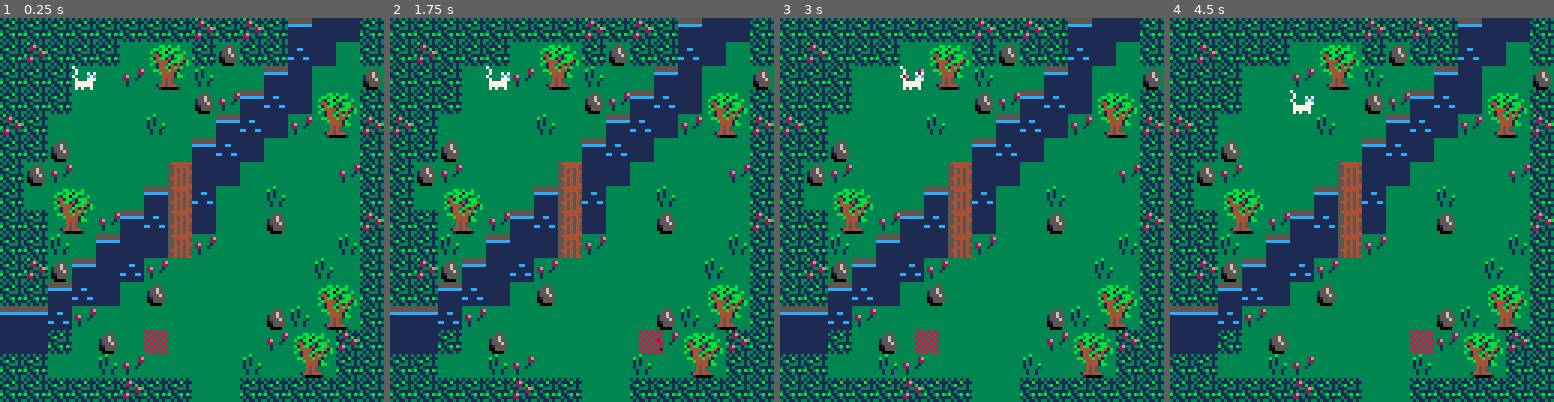
Above: before the commit, frames 1-4 (left to right).
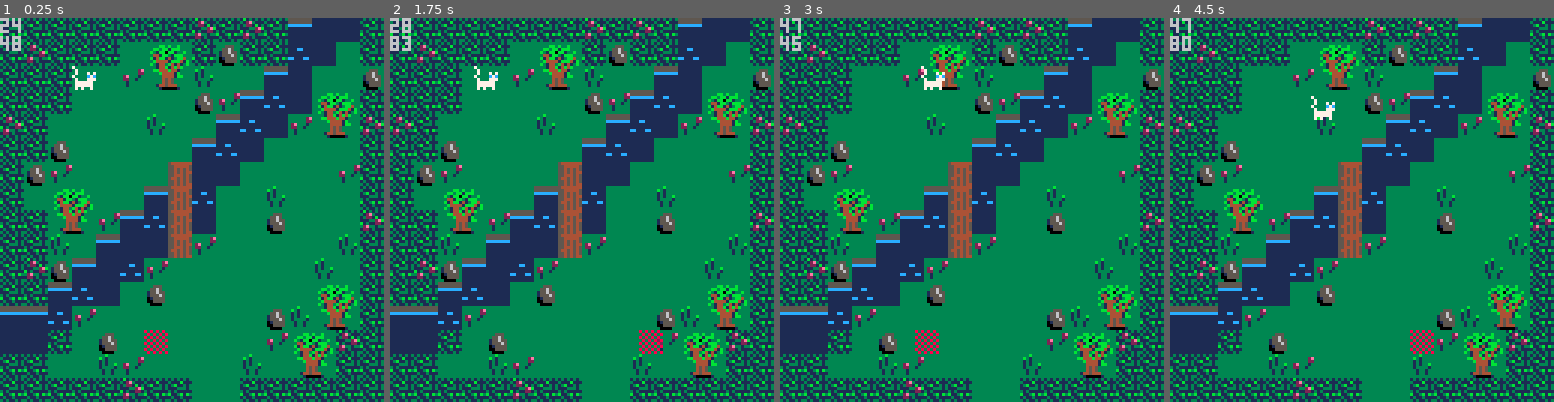
Above: after the commit, the same moments.

Repository: adatechschool/projet-collectif-pico-8-awen-eloise-romain-celia
Game: PICO-8 cartridge picochat.p8
Same seed, same stepped clock (60 frames per second), same inputs: the game is played once before the commit and once after it.
Inputs:
- Up to frame 1 (0.25 s): no input
- Up to frame 2 (1.75 s): hold Right from 1.6 s (still down)
- Up to frame 3 (3 s): release Right at 2.1 s; hold Up 2.15-2.42 s; hold Right from 2.47 s (still down)
- Up to frame 4 (4.5 s): release Right at 3.03 s; hold Left 3.08-3.58 s; hold Down 3.63-3.97 s; hold Right from 4.02 s (still down)

The runs differ from the first frame. In frame 1, 0.3% of the frame differs, in the area x 0-6%, y 0-9%; in frame 2, 0.6%; in frame 3, 0.6%; in frame 4, 0.6%, in the area x 0-43%, y 0-27%.

Commit message:
version collision mob ok, map à revoir

Diff:
--- a/picochat.p8
+++ b/picochat.p8
@@ -21,14 +22,12 @@
 	draw_map()
 	draw_player()
  draw_enemies()
-	//collision(p, e)
-
-	//if collision(p, e) then
-	//p.x=3
-	//p.y=2
-
-
-	//end
+	//collision(p,enemies[1])
+	if collision(p, enemies[1]) then
+	p.x=3*8
+	p.y=2*8
+
+	end
 end
 -->8
 --map code
@@ -47,7 +46,7 @@
 end
 
 function is_tile(tile_type,x,y)
-	tile=mget(x,y)
+	tile=mget(x/8,y/8)
 	has_flag=fget(tile,tile_type)
 	return has_flag
 end
@@ -57,24 +56,21 @@
 end
 
 function update_camera()
-	camx=flr(p.x/16)*16
-	camy=flr(p.y/16)*16
-	camera(camx*8,camy*8)
-
-end
-
-function old_camera()
-	camx=mid(0,p.x-7.5,127-15)
-	camy=mid(0,p.y-7.5,63-15)
-	camera(camx*8,camy*8)
-end
+	camx=flr(p.x/8)*8
+	camy=flr(p.y/8)*8
+	//camera(camx*16,camy*16)
+
+end
+
+
 -->8
 --player code
 
 function make_player()
 	p={}
-	p.x=3
-	p.y=2
+	p.speed=3
+	p.x=3*8
+	p.y=2*8
 	p.sprite=4
 	p.keys=0
 	p.life=1
@@ -82,9 +78,9 @@
 
 function draw_player()
  if p.flip then
- 				spr(p.sprite,p.x*8,p.y*8, 1, 1, true)
+ 				spr(p.sprite,p.x,p.y, 1, 1, true)
  else
-  			spr(p.sprite,p.x*8,p.y*8)
+  			spr(p.sprite,p.x,p.y)
 	end
 
 end
@@ -93,21 +89,21 @@
 	newx=p.x
 	newy=p.y
 
-	if btnp(⬅️) then
+	if btn(⬅️) then
 	 newx-=1
 	 p.flip=true
-		elseif btnp(➡️) then
+		elseif btn(➡️) then
 	 newx+=1
 	 p.flip=false
-		elseif btnp(⬆️) then
+		elseif btn(⬆️) then
 		newy-=1
-		elseif btnp(⬇️)then
+		elseif btn(⬇️)then
 		newy+=1
 		end
 
 	if (can_move(newx,newy)) then
-		p.x=mid(0,newx,127)
-		p.y=mid(0,newy,63)
+		p.x=mid(0,newx,127*8)
+		p.y=mid(0,newy,63*8)
 	else
 		sfx(0)
 	end
@@ -137,73 +133,36 @@
 
 function draw_enemies()
 		for e in all(enemies) do
-	spr(48,e.x,e.y)
+			spr(48,e.x,e.y)
 	end
 end
 
---enemies code
-function make_enemies()
-	new_enemy = {
-		x = 40,
-		y = 104,
-		speed = 1,
-		}
-		add(enemies, new_enemy)
-end
-
-
-function update_enemies()
-				for e in all(enemies) do
-					e.x += e.speed
-				if e.x >= 88 then
-							e.speed = -1
-				elseif e.x <= 40 then
-											e.speed = 1
-						end
-			end
-end
-
-function draw_enemies()
-		for e in all(enemies) do
-	spr(48,e.x,e.y)
+
+-->8
+function collision(p,e)
+	print(p.x)
+	print(e.x)
+	return not (p.x>e.x+8
+		or p.y>e.y+8
+  or e.x>p.x+8
+ 	or e.y>p.y+8)
+
+
+//if collision(p,e) then
+//	p.x=2
+//	p.y=3
+//	end
+	//end
 	end
-end
-
--->8
--- collision function
-function collision(p, e)
-    print("p.x:", p.x, "p.y:", p.y)
-    print("e.x:", e.x, "e.y:", e.y)
-    if p.x > e.x + 8
-    or p.y > e.y + 8
-    or e.x > p.x + 8
-    or e.y > p.y + 8 then
-            return false
-    else
-        return true
-    end
-end
-
--- loop through enemies
-for e in all(enemies) do
-    if collision(p, e) then
-        p.life -= 1
-        if p.life == 0 then
-            p.x = 3
-            p.y = 2
-        end
-    end
-end
-
 __gfx__
 00000000333b33333333333333333333700000000000000000000000000000000000000000000000000000000000000000000000000000000000000000000000
 000000003b3133333335553333333333070000000000000000000000000000000000000000000000000000000000000000000000000000000000000000000000
 00700700313133333355653333333333070007070000000000000000000000000000000000000000000000000000000000000000000000000000000000000000
-00077000313133b3315565533333333370000c7c0000000000000000000000000000000000000000000000000000000000000000000000000000000000000000
-00077000313333133155565333333333070007770000000000000000000000000000000000000000000000000000000000000000000000000000000000000000
-00700700331331333015555333333333077777700000000000000000000000000000000000000000000000000000000000000000000000000000000000000000
-00000000331331333005555333333333077777700000000000000000000000000000000000000000000000000000000000000000000000000000000000000000
-00000000333333333300003333333333070700700000000000000000000000000000000000000000000000000000000000000000000000000000000000000000
+00077000313133b3315565533333333370000c7c0070070700000000000000000000000000000000000000000000000000000000000000000000000000000000
+000770003133331331555653333333330700077700070c7c00000000000000000000000000000000000000000000000000000000000000000000000000000000
+00700700331331333015555333333333077777700007077700000000000000000000000000000000000000000000000000000000000000000000000000000000
+00000000331331333005555333333333077777700007777000000000000000000000000000000000000000000000000000000000000000000000000000000000
+00000000333333333300003333333333070700700007007000000000000000000000000000000000000000000000000000000000000000000000000000000000
 11111111111111115444444455555555000000000000000000000000000000000000000000000000000000000000000000000000000000000000000000000000
 11111111111111115544444555555555000000000000000000000000000000000000000000000000000000000000000000000000000000000000000000000000
 11111111111cc11155454545cccccccc000000000000000000000000000000000000000000000000000000000000000000000000000000000000000000000000
@@ -455,7 +414,7 @@
 
 
 __gff__
-0000ff00000000000000000000000000ffff00ffff0000000000000000000000ffffffff0000000000000000000000000000ffff00000000000000000000000000000000000000000000000000000000000000000000000000000000000000000000000000000000000000000000000000000000000000000000000000000000
+0000ff00010100000000000000000000ffff00ffff00000000000000000000000101ffff0000000000000000000000000000ffff00000000000000000000000000000000000000000000000000000000000000000000000000000000000000000000000000000000000000000000000000000000000000000000000000000000
 0000000000000000000000000000000000000000000000000000000000000000000000000000000000000000000000000000000000000000000000000000000000000000000000000000000000000000000000000000000000000000000000000000000000000000000000000000000000000000000000000000000000000000
 __map__
 2020202020202020212021201310102003030303030303030303030303030303030303030303030303030303030303030303030303030303030303030303030303101010101010101010030303030303030303030303030303030303030303030303030303030303030303030303030303030303030303030303030303030303
